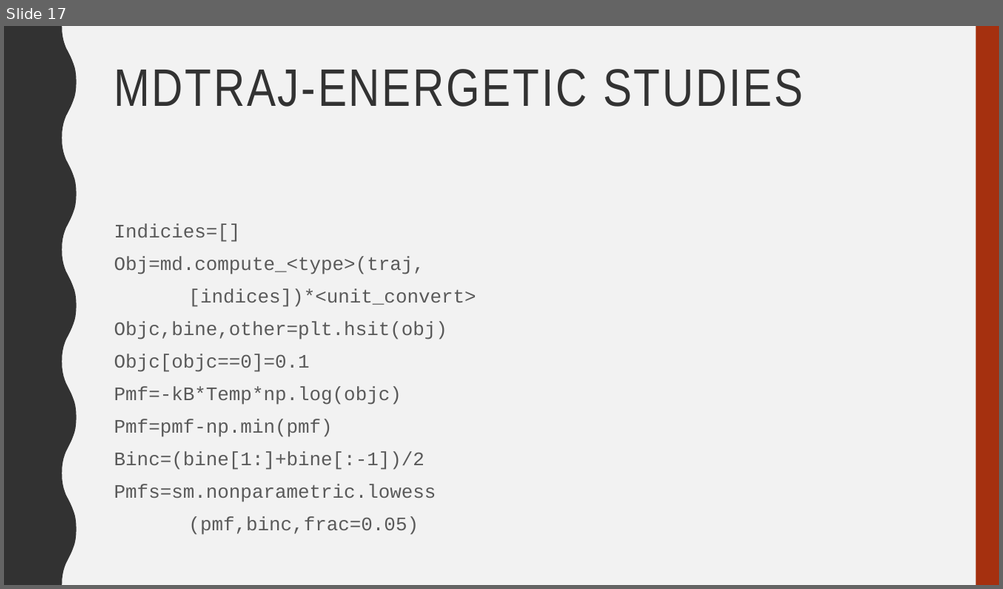
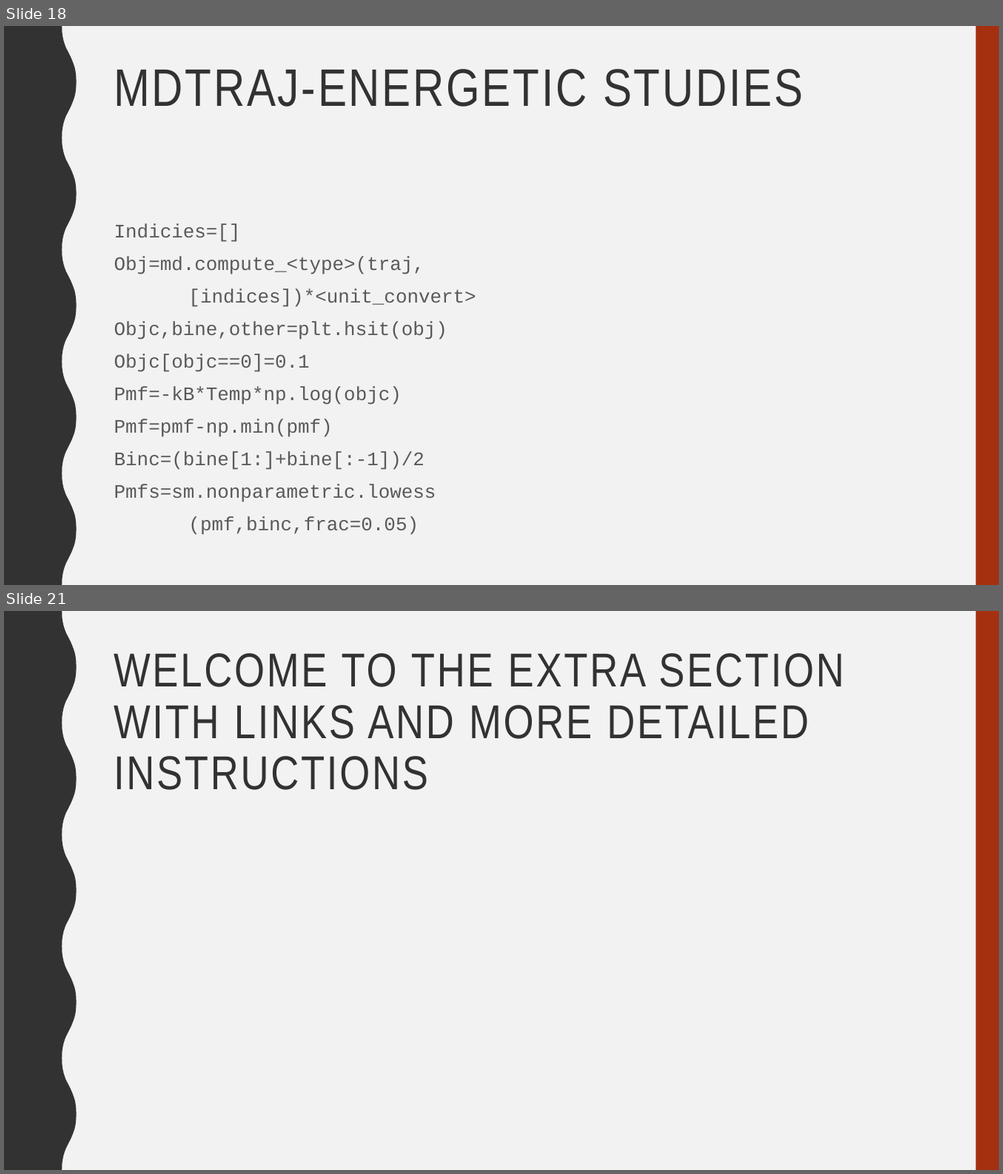
Before and after one commit to gds001/MolSSI-Presentation, a slide deck: MOLSSIWorkshop2018.pptx. Shown one above the other, each under a label of ours: slide 17 before the commit, slides 18 and 21 after it; the slides between them are not shown. The pictures are 1003x589 and 1003x1174 pixels, drawn with LibreOffice and Linux fonts; fonts in the diff are those of the drawing. Boxes give left, top, right and bottom in pixels: in the first picture for what was removed or moved away, otherwise in the second. Text is boxed around its words. In the diff, an @@ line names an element or a change of style, - is before the commit and + after.

```diff
--- a/MOLSSIWorkshop2018.pptx
+++ b/MOLSSIWorkshop2018.pptx
@@ slide 21 added at (x1=4, y1=611, x2=999, y2=1170), background #F2F2F2; not listed: 2 template elements that a slide beside it also shows @@
@@ title added at (x1=114, y1=653, x2=843, y2=739), 45.9 pt, text #323232 @@
+WELCOME TO THE EXTRA SECTION WITH LINKS AND MORE DETAILED INSTRUCTIONS
@@ what was slide 17 is now slide 18 @@
```
Also in this commit, not shown: 10 slides changed, 2 other slides added, 1 slide removed.
